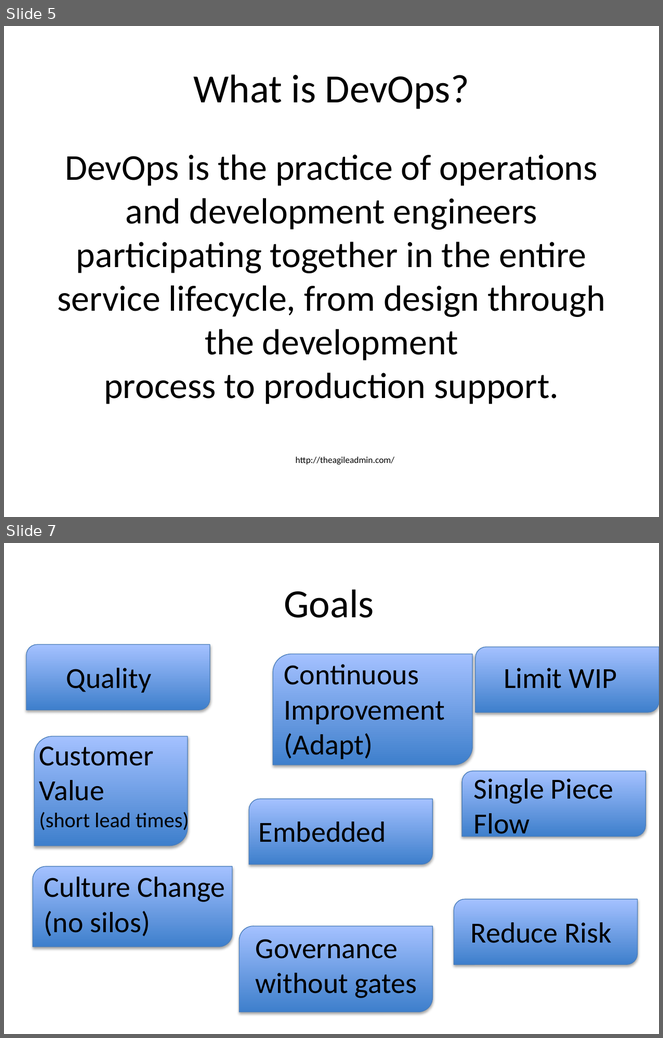
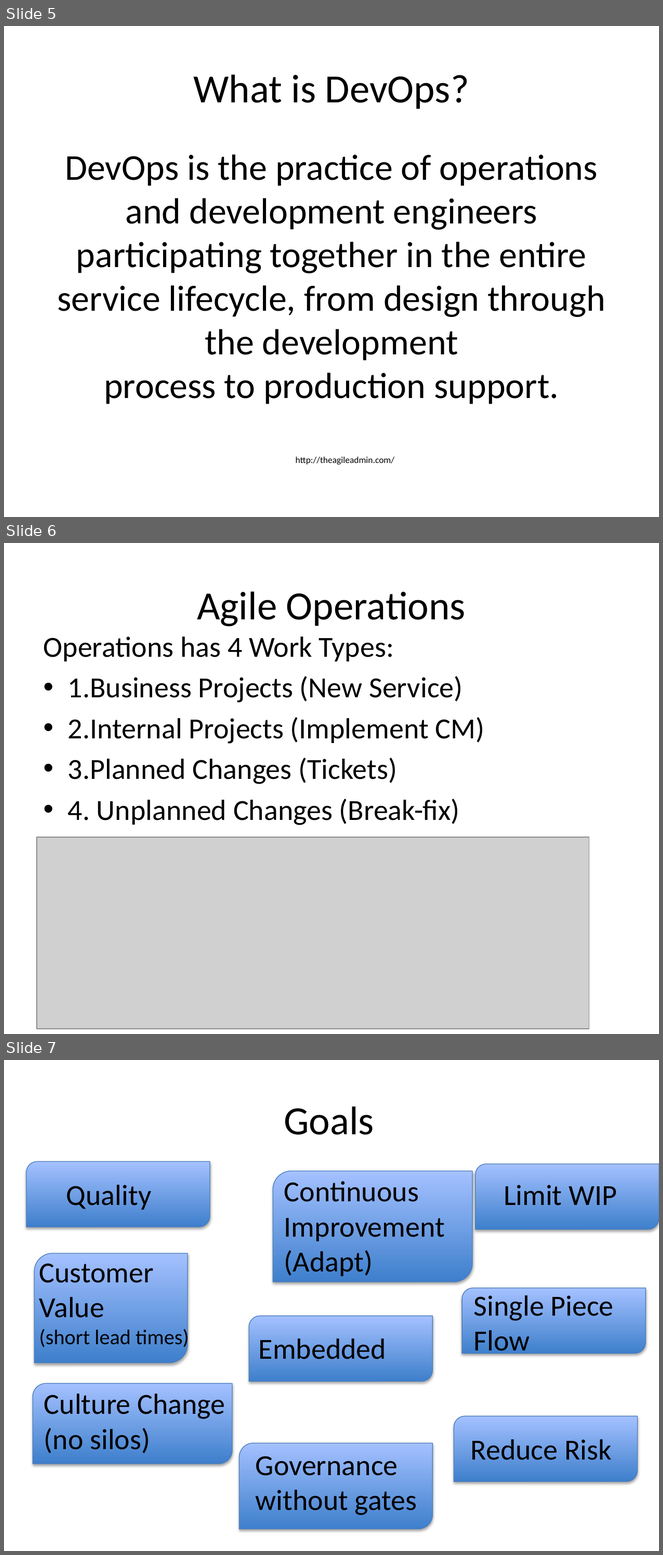
Before and after one commit to browngeek666/DevOpsPres, a slide deck: ALFDevOps.pptx. Shown one above the other, each under a label of ours: slides 5 and 7 before the commit, slides 5, 6 and 7 after it; the slides between them are not shown. The pictures are 663x1038 and 663x1555 pixels, drawn with LibreOffice and Linux fonts; fonts in the diff are those of the drawing; grey boxes stand for pictures. Boxes give left, top, right and bottom in pixels: in the first picture for what was removed or moved away, otherwise in the second. Text is boxed around its words. In the diff, an @@ line names an element or a change of style, - is before the commit and + after.

Commit message:
ALFDevOps.pptx - Updated Slide # 6 to include 4 Ops work types

```diff
--- a/ALFDevOps.pptx
+++ b/ALFDevOps.pptx
@@ slide 6 added at bbox=[4, 543, 659, 1034], background #FFFFFF @@
@@ title added at bbox=[197, 591, 466, 627], 44 pt, text #000000 @@
+Agile Operations
@@ text added at bbox=[44, 637, 485, 825], 32 pt, text #000000 @@
+Operations has 4 Work Types:
+• 1.Business Projects (New Service)
+• 2.Internal Projects (Implement CM)
+• 3.Planned Changes (Tickets)
+• 4. Unplanned Changes (Break-fix)
@@ picture added at bbox=[37, 837, 589, 1029] @@
```
Also in this commit, not shown: 1 slide changed, 1 slide removed.
